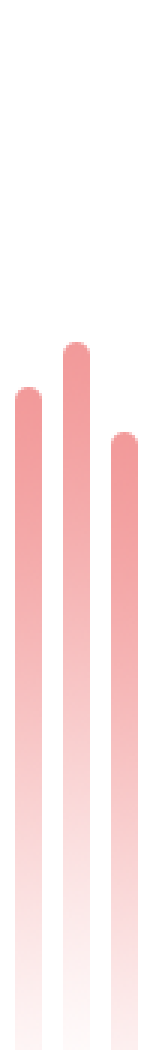
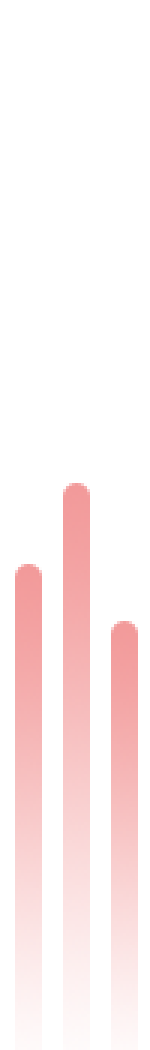
Two versions of the same layered image (150 × 1050). Layer-by-layer changes:
painted on "Rounded Rectangle 1 copy 2" over [111, 432, 138, 1050]
painted on "Rounded Rectangle 1 copy" over [63, 342, 90, 981]
painted on "Rounded Rectangle 1" over [15, 387, 42, 1050]
